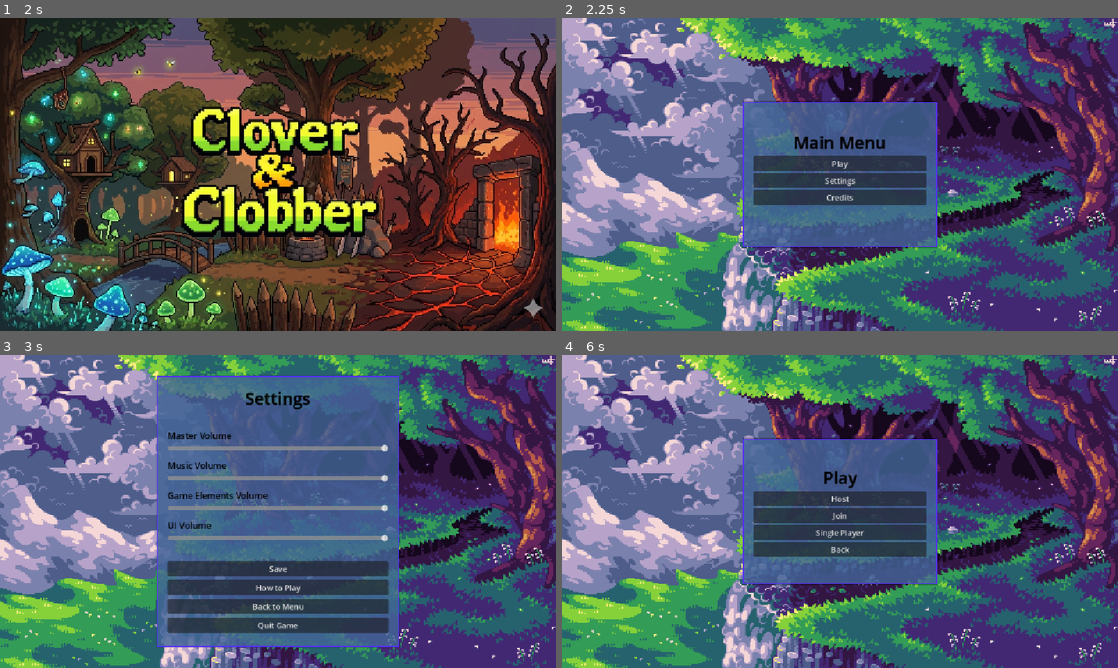
Above: before the commit, frames 1-4 (two rows, left to right).
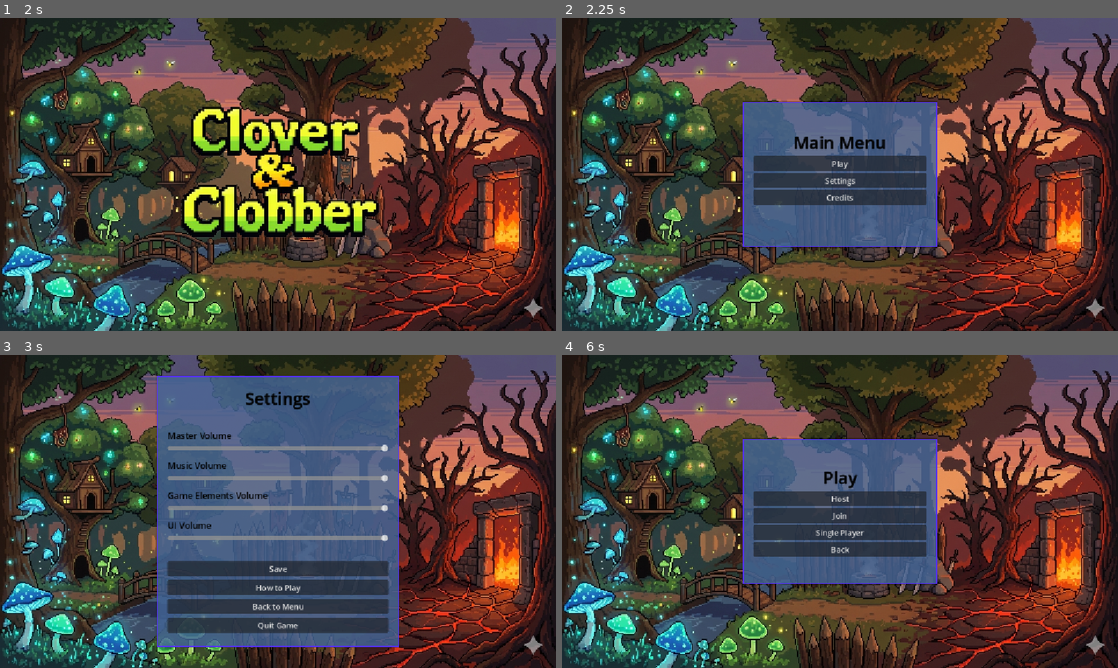
Above: after the commit, the same moments.

Repository: angel-romero-f/game
Game: Godot game, scene res://scenes/ui/TitleScreen.tscn
Two runs of this game, one before a commit and one after it. Both use one fixed random seed, a clock stepped at 60 frames per second and the inputs below. Sound files missing from this copy of the repository are replaced by a short silence.
Inputs (mouse positions are in pixels of both pictures, inside the frame that each line leads up to):
- Up to frame 1 (2 s): tap Enter (ui_accept) at 0.5, 0.77, 1.25 s; move the mouse to (400, 158) at 0.52 s; hold Right (ui_right) 0.53-1.25 s; tap Space (attack) at 0.6 s; click (400, 158) at 0.67 s; drag from (166, 190) to (250, 237) at 1.27 s
- Up to frame 2 (2.25 s): tap Enter (ui_accept) at 2 s; move the mouse to (895, 105) at 2.02 s; hold Right (ui_right) from 2.03 s (still down); tap Space (attack) at 2.1 s
- Up to frame 3 (3 s): release Right (ui_right) at 2.75 s; click "Settings" at 2.75 s
- Up to frame 4 (6 s): click "Back to Menu" at 3.5 s; click "Credits" at 4.25 s; click "Back to Menu" at 5 s; click "Play" at 5.75 s

Frame 1 is identical in both runs. In frame 2, 85% of the frame differs, in the area x 0-100%, y 0-100%; in frame 3, 66%; in frame 4, 85%.

Commit message:
changed title screen

Diff:
--- a/scenes/ui/Credits.tscn
+++ b/scenes/ui/Credits.tscn
@@ -1,7 +1,7 @@
 [gd_scene load_steps=4 format=3 uid="uid://beatj4utlqeyh"]
 
 [ext_resource type="Script" path="res://scripts/ui/Credits.gd" id="1"]
-[ext_resource type="Texture2D" uid="uid://b0flo2kxj716s" path="res://pictures/title_bg_1.png" id="2"]
+[ext_resource type="Texture2D" uid="uid://0hby3feg8k8g" path="res://pictures/title_bg_2.png" id="2"]
 
 [sub_resource type="StyleBoxFlat" id="StyleBoxFlat_main"]
 bg_color = Color(0.39853665, 0.60576653, 0.90561056, 0.53333336)
--- a/scenes/ui/HostLobby.tscn
+++ b/scenes/ui/HostLobby.tscn
@@ -1,7 +1,7 @@
 [gd_scene load_steps=4 format=3 uid="uid://drvgm4aeiuacx"]
 
 [ext_resource type="Script" uid="uid://cqqf2ohs1p6s4" path="res://scripts/ui/HostLobby.gd" id="1"]
-[ext_resource type="Texture2D" uid="uid://b0flo2kxj716s" path="res://pictures/title_bg_1.png" id="2_6jbdy"]
+[ext_resource type="Texture2D" uid="uid://0hby3feg8k8g" path="res://pictures/title_bg_2.png" id="2_6jbdy"]
 
 [sub_resource type="StyleBoxFlat" id="StyleBoxFlat_6jbdy"]
 bg_color = Color(0.39853665, 0.60576653, 0.90561056, 0.53333336)
--- a/scenes/ui/JoinScreen.tscn
+++ b/scenes/ui/JoinScreen.tscn
@@ -1,7 +1,7 @@
 [gd_scene load_steps=4 format=3 uid="uid://b4ybds7fc26iu"]
 
 [ext_resource type="Script" uid="uid://bgp3j2rh2hatr" path="res://scripts/ui/JoinScreen.gd" id="1"]
-[ext_resource type="Texture2D" uid="uid://b0flo2kxj716s" path="res://pictures/title_bg_1.png" id="2_6jbdy"]
+[ext_resource type="Texture2D" uid="uid://0hby3feg8k8g" path="res://pictures/title_bg_2.png" id="2_6jbdy"]
 
 [sub_resource type="StyleBoxFlat" id="StyleBoxFlat_6jbdy"]
 bg_color = Color(0.39853665, 0.60576653, 0.90561056, 0.53333336)
--- a/scenes/ui/MainMenu.tscn
+++ b/scenes/ui/MainMenu.tscn
@@ -1,7 +1,7 @@
 [gd_scene load_steps=4 format=3]
 
 [ext_resource type="Script" path="res://scripts/ui/MainMenu.gd" id="1"]
-[ext_resource type="Texture2D" uid="uid://b0flo2kxj716s" path="res://pictures/title_bg_1.png" id="2_6jbdy"]
+[ext_resource type="Texture2D" uid="uid://0hby3feg8k8g" path="res://pictures/title_bg_2.png" id="2_6jbdy"]
 
 [sub_resource type="StyleBoxFlat" id="StyleBoxFlat_6jbdy"]
 bg_color = Color(0.39853665, 0.60576653, 0.90561056, 0.53333336)
--- a/scenes/ui/MultiplayerRaceSelect.tscn
+++ b/scenes/ui/MultiplayerRaceSelect.tscn
@@ -1,7 +1,7 @@
 [gd_scene load_steps=12 format=3 uid="uid://pxnvnd6tlvd8"]
 
 [ext_resource type="Script" uid="uid://c4c5h4p5m26wf" path="res://scripts/ui/MultiplayerRaceSelect.gd" id="1"]
-[ext_resource type="Texture2D" uid="uid://b0flo2kxj716s" path="res://pictures/title_bg_1.png" id="2_6jbdy"]
+[ext_resource type="Texture2D" uid="uid://0hby3feg8k8g" path="res://pictures/title_bg_2.png" id="2_6jbdy"]
 [ext_resource type="Texture2D" uid="uid://cm5hpu4rgmddj" path="res://pictures/elf_girl_1/eg1_south.png" id="3_elf"]
 [ext_resource type="Texture2D" uid="uid://d2g5mk1tr6p5n" path="res://pictures/infernal_boy_1/ib1_south.png" id="4_infernal"]
 [ext_resource type="Texture2D" uid="uid://b1astpgoh5jlk" path="res://pictures/orc_boy_1/ob1_south.png" id="5_orc"]
--- a/scenes/ui/NameEntry.tscn
+++ b/scenes/ui/NameEntry.tscn
@@ -1,7 +1,7 @@
 [gd_scene load_steps=4 format=3]
 
 [ext_resource type="Script" path="res://scripts/ui/NameEntry.gd" id="1"]
-[ext_resource type="Texture2D" uid="uid://b0flo2kxj716s" path="res://pictures/title_bg_1.png" id="2_6jbdy"]
+[ext_resource type="Texture2D" uid="uid://0hby3feg8k8g" path="res://pictures/title_bg_2.png" id="2_6jbdy"]
 
 [sub_resource type="StyleBoxFlat" id="StyleBoxFlat_6jbdy"]
 bg_color = Color(0.39853665, 0.60576653, 0.90561056, 0.53333336)
--- a/scenes/ui/PlayMenu.tscn
+++ b/scenes/ui/PlayMenu.tscn
@@ -1,7 +1,7 @@
 [gd_scene load_steps=4 format=3]
 
 [ext_resource type="Script" path="res://scripts/ui/PlayMenu.gd" id="1"]
-[ext_resource type="Texture2D" uid="uid://b0flo2kxj716s" path="res://pictures/title_bg_1.png" id="2_6jbdy"]
+[ext_resource type="Texture2D" uid="uid://0hby3feg8k8g" path="res://pictures/title_bg_2.png" id="2_6jbdy"]
 
 [sub_resource type="StyleBoxFlat" id="StyleBoxFlat_6jbdy"]
 bg_color = Color(0.39853665, 0.60576653, 0.90561056, 0.53333336)
--- a/scenes/ui/RaceSelect.tscn
+++ b/scenes/ui/RaceSelect.tscn
@@ -1,7 +1,7 @@
 [gd_scene load_steps=11 format=3 uid="uid://c0s71t1777p37"]
 
 [ext_resource type="Script" uid="uid://b81b5scec4ff" path="res://scripts/ui/RaceSelect.gd" id="1"]
-[ext_resource type="Texture2D" uid="uid://b0flo2kxj716s" path="res://pictures/title_bg_1.png" id="2_6jbdy"]
+[ext_resource type="Texture2D" uid="uid://0hby3feg8k8g" path="res://pictures/title_bg_2.png" id="2_6jbdy"]
 [ext_resource type="Texture2D" uid="uid://cm5hpu4rgmddj" path="res://pictures/elf_girl_1/eg1_south.png" id="3_elf"]
 [ext_resource type="Texture2D" uid="uid://d2g5mk1tr6p5n" path="res://pictures/infernal_boy_1/ib1_south.png" id="4_infernal"]
 [ext_resource type="Texture2D" uid="uid://b1astpgoh5jlk" path="res://pictures/orc_boy_1/ob1_south.png" id="5_orc"]
--- a/scenes/ui/Settings.tscn
+++ b/scenes/ui/Settings.tscn
@@ -1,7 +1,7 @@
 [gd_scene load_steps=4 format=3 uid="uid://c4xi88wgdiow0"]
 
 [ext_resource type="Script" uid="uid://bvwx8k7j5a2qd" path="res://scripts/ui/Settings.gd" id="1"]
-[ext_resource type="Texture2D" uid="uid://b0flo2kxj716s" path="res://pictures/title_bg_1.png" id="2"]
+[ext_resource type="Texture2D" uid="uid://0hby3feg8k8g" path="res://pictures/title_bg_2.png" id="2"]
 
 [sub_resource type="StyleBoxFlat" id="StyleBoxFlat_main"]
 bg_color = Color(0.39853665, 0.60576653, 0.90561056, 0.53333336)
--- a/scenes/ui/WaitingRoom.tscn
+++ b/scenes/ui/WaitingRoom.tscn
@@ -1,7 +1,7 @@
 [gd_scene load_steps=4 format=3]
 
 [ext_resource type="Script" path="res://scripts/ui/WaitingRoom.gd" id="1"]
-[ext_resource type="Texture2D" uid="uid://b0flo2kxj716s" path="res://pictures/title_bg_1.png" id="2_6jbdy"]
+[ext_resource type="Texture2D" uid="uid://0hby3feg8k8g" path="res://pictures/title_bg_2.png" id="2_6jbdy"]
 
 [sub_resource type="StyleBoxFlat" id="StyleBoxFlat_6jbdy"]
 bg_color = Color(0.39853665, 0.60576653, 0.90561056, 0.53333336)
